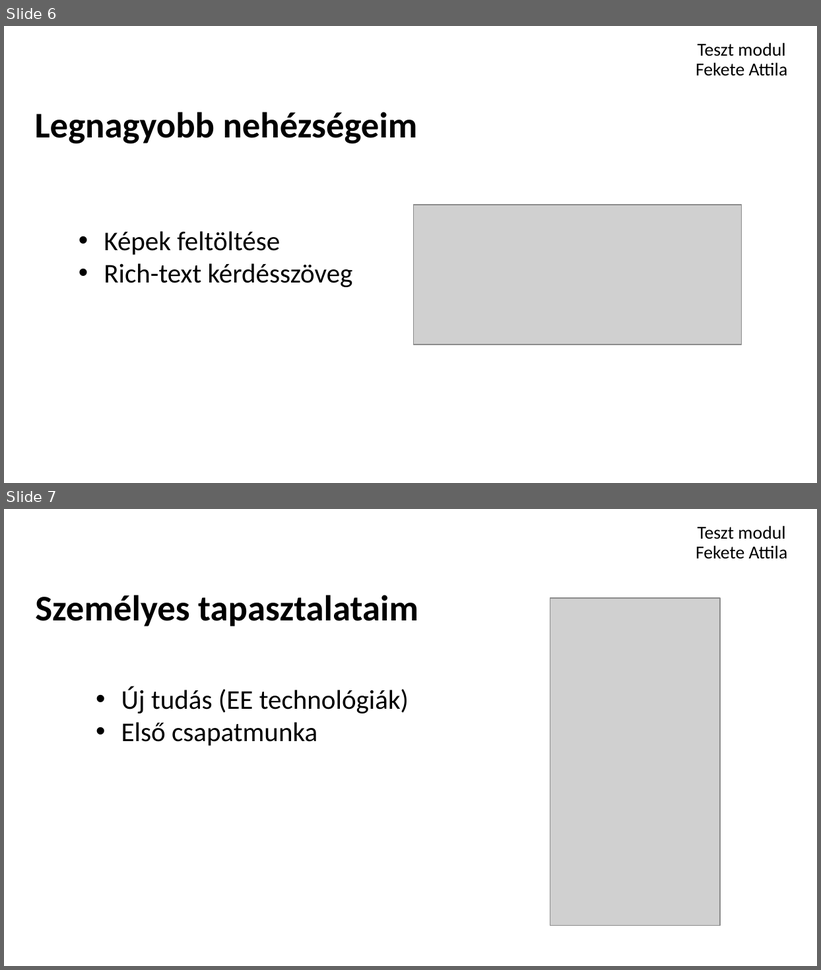
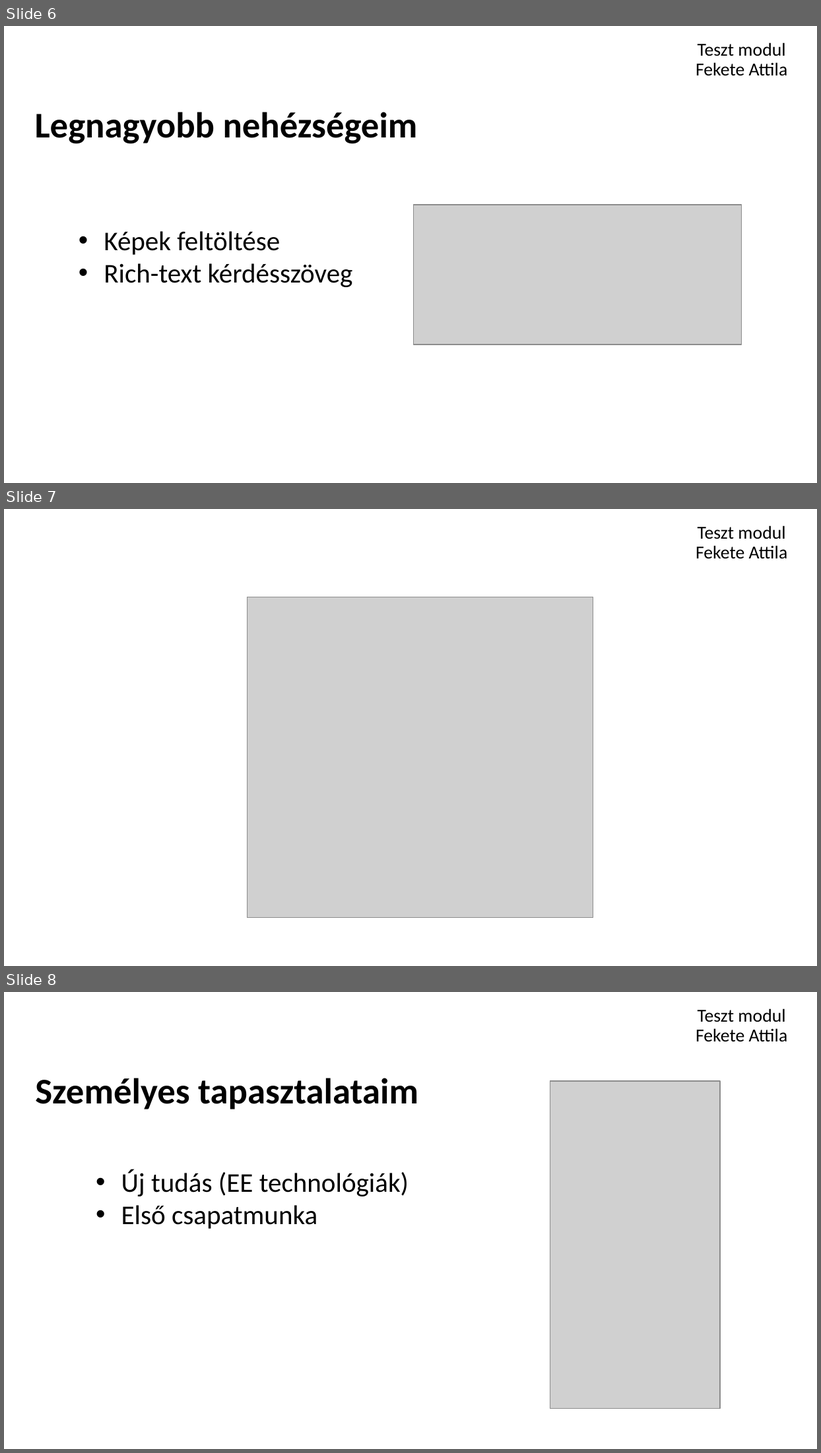
Before and after one commit to schonherz-java-ee-2016-spring/sandbox, a slide deck: feketeattila/feketeattilajavaee.pptx. Shown one above the other, each under a label of ours: slides 6 and 7 before the commit, slides 6, 7 and 8 after it. The pictures are 821x970 and 821x1453 pixels, drawn with LibreOffice and Linux fonts; fonts in the diff are those of the drawing; grey boxes stand for pictures; background and template pictures are left out. Boxes give left, top, right and bottom in pixels: in the first picture for what was removed or moved away, otherwise in the second. Text is boxed around its words. In the diff, an @@ line names an element or a change of style, - is before the commit and + after.

Commit message:
frissités

```diff
--- a/feketeattila/feketeattilajavaee.pptx
+++ b/feketeattila/feketeattilajavaee.pptx
@@ slide 7 added at [4, 509, 817, 966], background picture (left out) @@
@@ title added at [696, 525, 788, 559], 16.2 pt, text #000000 @@
+Teszt modul
+Fekete Attila
@@ picture added at [247, 597, 593, 918] @@
@@ what was slide 7 is now slide 8 @@
```
